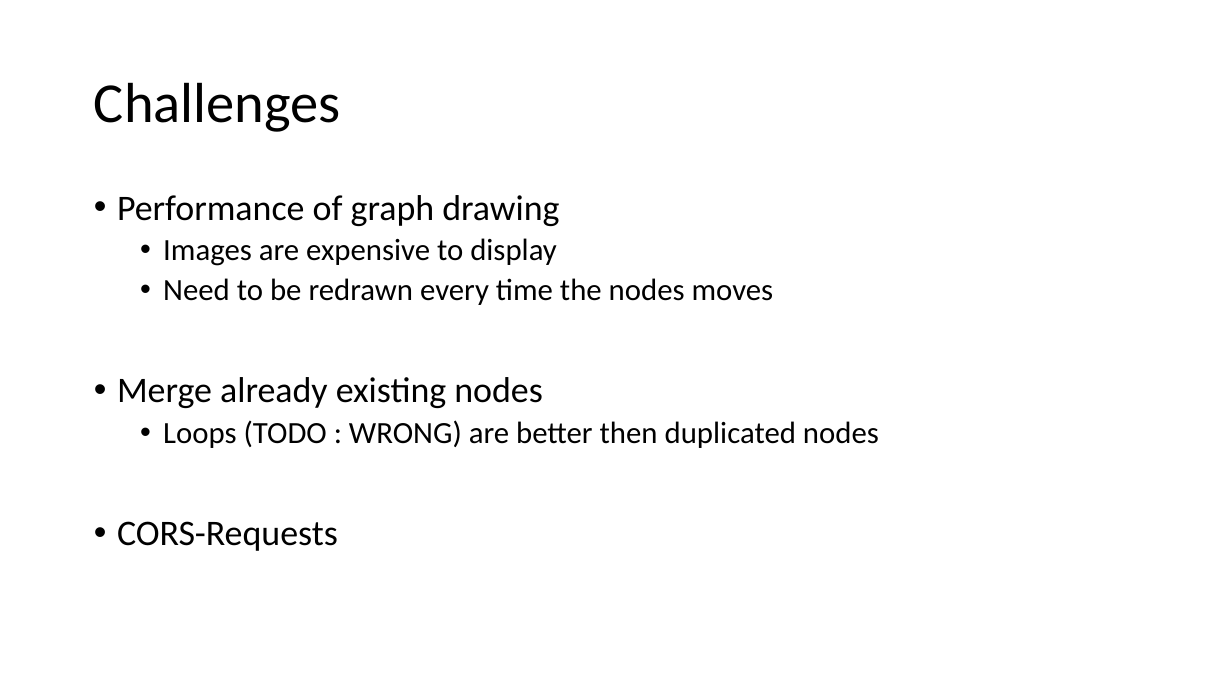
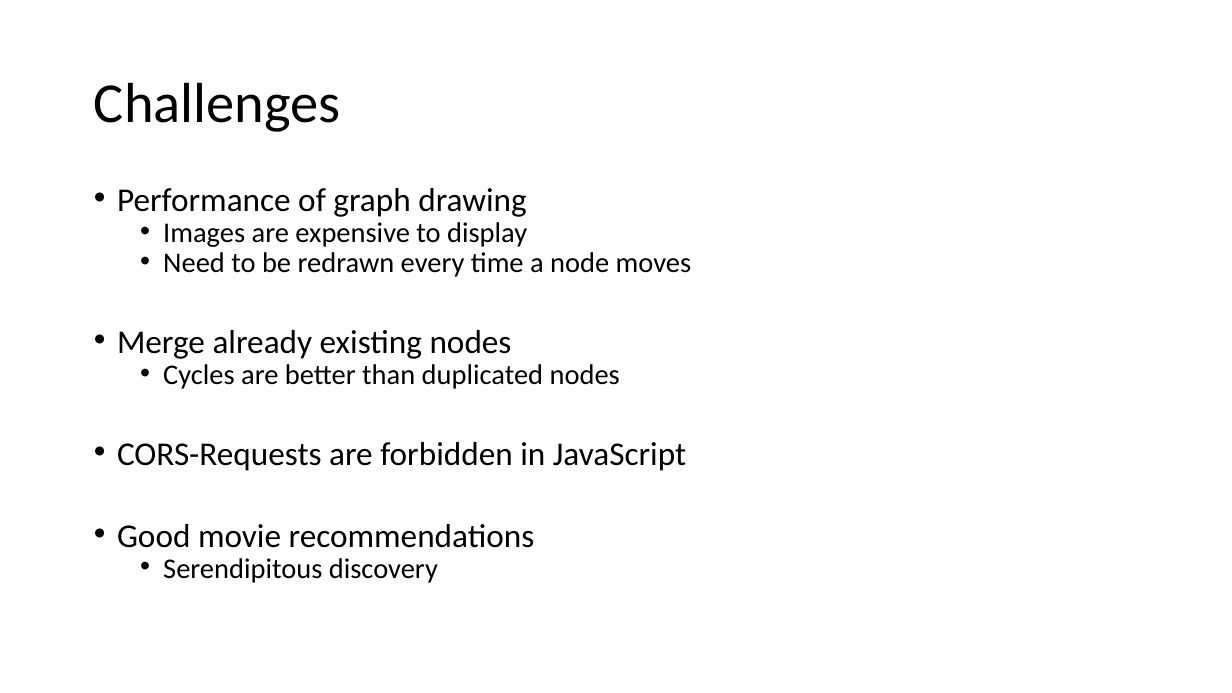
Before and after one commit to mathiasmoeller/LinkedMovieApp, a slide deck: slide 5 of Linked Movie Exploration Graph.pptx. Drawn at 1232x693 pixels with LibreOffice and Linux fonts; fonts in the diff are those of the drawing; background and template pictures are left out. Boxes give left, top, right and bottom in pixels: in the first picture for what was removed or moved away, otherwise in the second. Text is boxed around its words. In the diff, an @@ line names an element or a change of style, - is before the commit and + after.

Commit message:
update pptx

```diff
--- a/Linked Movie Exploration Graph.pptx
+++ b/Linked Movie Exploration Graph.pptx
@@ text at bbox=[117, 188, 527, 359]: size 28 to 25.9 pt in "Performance of graph drawing", "Merge already existing nodes"; size 24 to 22.2 pt in "Images are expensive to display"; line spacing 0.9 to 0.7 @@
@@ text at bbox=[163, 252, 692, 277]: text changed; size 24 to 22.2 pt @@
-  • Need to be redrawn every time the nodes moves
+  • Need to be redrawn every time a node moves
@@ text at bbox=[117, 364, 686, 583]: text changed; size 24 to 25.9 pt @@
-  • Loops (TODO : WRONG) are better then duplicated nodes
-• CORS-Requests
+  • Cycles are better than duplicated nodes
+• CORS-Requests are forbidden in JavaScript
+• Good movie recommendations
+  • Serendipitous discovery
```
Also in this commit, not shown: 3 other slides changed, 1 slide added.
